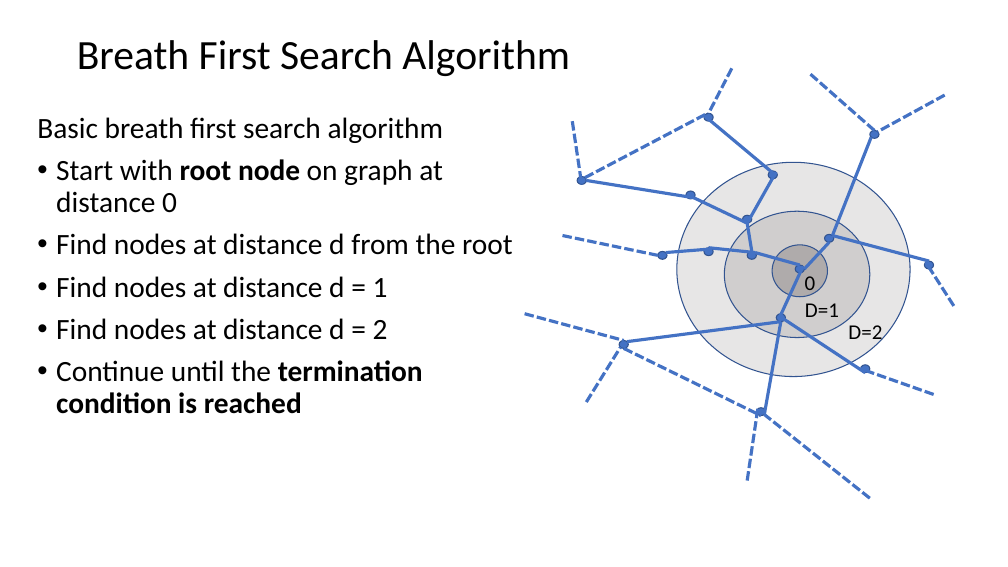
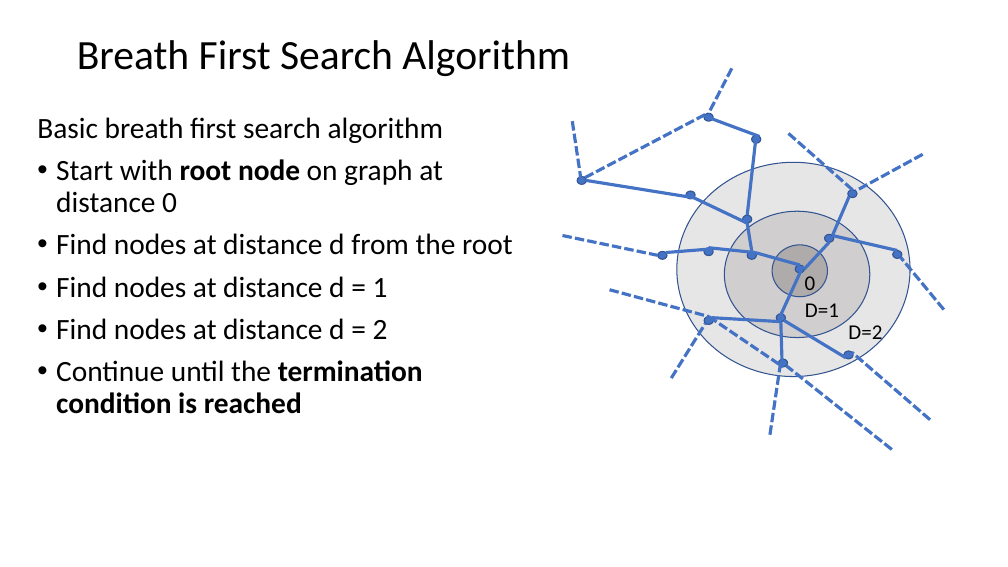
Before and after one commit to StephenElston/CSCI-E-108, a slide deck: slide 24 of slides/9_SocialNetworkAnalysis.pptx. Drawn at 1008x567 pixels with LibreOffice and Linux fonts; fonts in the diff are those of the drawing. Boxes give left, top, right and bottom in pixels: in the first picture for what was removed or moved away, otherwise in the second. Text is boxed around its words. In the diff, an @@ line names an element or a change of style, - is before the commit and + after.

```diff
--- a/slides/9_SocialNetworkAnalysis.pptx
+++ b/slides/9_SocialNetworkAnalysis.pptx
@@ line moved from (773, 173) - (706, 116) to (760, 137) - (706, 116) @@
@@ line moved from (747, 223) - (777, 172) to (747, 216) - (756, 135) @@
@@ ellipse: place and size @@
-ellipse at (768,171,777,178)
+ellipse at (752,135,761,143)
@@ 2 lines, 1 ellipse: place and size @@
-2 lines, 1 ellipse at (811,74,945,138)
+2 lines, 1 ellipse at (789,133,923,197)
@@ line moved from (833, 236) - (871, 138) to (833, 236) - (849, 197) @@
@@ line moved from (833, 236) - (929, 261) to (833, 236) - (898, 250) @@
@@ ellipse: place and size @@
-ellipse at (925,261,934,268)
+ellipse at (893,250,902,258)
@@ line moved from (954, 306) - (926, 262) to (944, 310) - (901, 257) @@
@@ 2 lines, 1 ellipse: place and size @@
-2 lines, 1 ellipse at (525,314,628,402)
+2 lines, 1 ellipse at (609,290,713,378)
@@ line moved from (624, 349) - (761, 416) to (709, 317) - (783, 367) @@
@@ line moved from (627, 342) - (781, 321) to (712, 318) - (781, 321) @@
@@ line moved from (781, 321) - (765, 414) to (781, 321) - (783, 363) @@
@@ line moved from (779, 316) - (865, 373) to (784, 321) - (846, 358) @@
@@ ellipse: place and size @@
-ellipse at (757,408,766,415)
+ellipse at (779,359,788,367)
@@ ellipse: place and size @@
-ellipse at (861,365,870,373)
+ellipse at (844,351,853,358)
@@ line moved from (934, 395) - (861, 369) to (930, 420) - (852, 352) @@
@@ line moved from (747, 481) - (758, 409) to (770, 435) - (780, 363) @@
@@ line moved from (870, 498) - (765, 414) to (892, 450) - (786, 366) @@
```
Also in this commit, not shown: 5 other slides changed.
